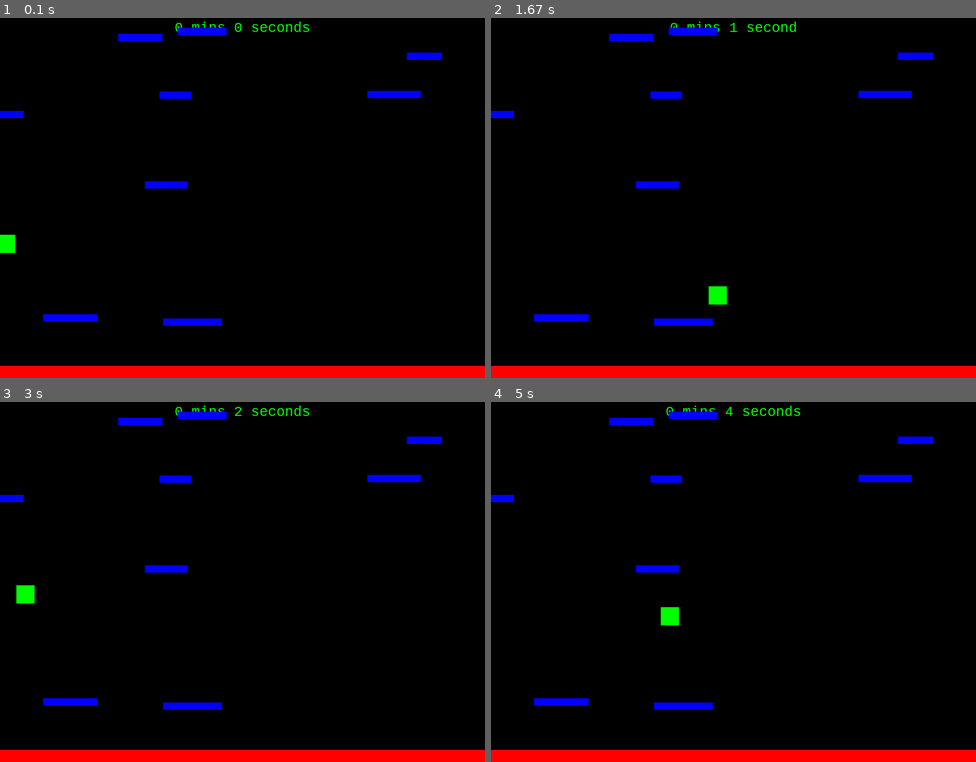
Above: before the commit, frames 1-4 (two rows, left to right).
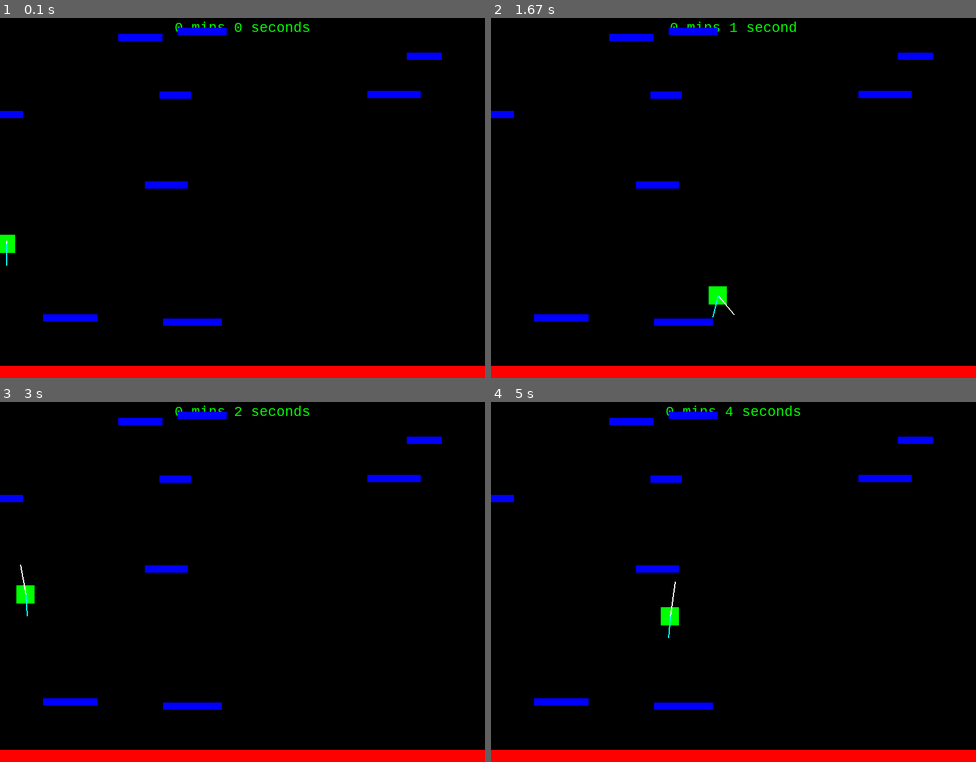
Above: after the commit, the same moments.

Repository: kgndnc/plat-jump-pygame
Game: pygame game, started from main.py
Same seed, same stepped clock (60 frames per second), same inputs: the game is played once before the commit and once after it.
Inputs:
- Up to frame 1 (0.1 s): no input
- Up to frame 2 (1.67 s): hold Right 0.33-0.8 s; hold Up 0.83-1.13 s; hold Right 1.17-1.63 s
- Up to frame 3 (3 s): hold Left 1.67-2.2 s; hold Left 2.23-2.63 s; hold Up from 2.67 s (still down)
- Up to frame 4 (5 s): release Up at 3.03 s; hold Right 3.07-3.7 s; hold Left 3.73-4.2 s; hold Right 4.23-4.7 s; hold Up from 4.73 s (still down)

The runs differ from the first frame. In frame 1, less than 0.1% of the frame differs, in the area x 1-2%, y 61-69%; in frame 2, less than 0.1%; in frame 3, less than 0.1%; in frame 4, less than 0.1%, in the area x 36-39%, y 49-66%.

Commit message:
Add cool vector lines

Diff:
--- a/Player.py
+++ b/Player.py
@@ -1,4 +1,6 @@
 import pygame
+
+pygame.font.init()
 
 WIDTH, HEIGHT = 800, 600
 
@@ -6,6 +8,8 @@
 FRIC = -0.06
 GRAVITY = 0.5
 vec = pygame.math.Vector2
+
+info_font = pygame.font.SysFont("Consolas", 18)
 
 
 class Player(pygame.sprite.Sprite):
@@ -20,6 +24,14 @@
         self.vel = vec(0, 0)
         self.acc = vec(0, 0)
         self.jumping = False
+
+        # info rect
+        text = f"Pos:{int(self.pos.x),int(self.pos.x)} Acc:{(self.acc.x).__format__('.2f'),(self.acc.y).__format__('.2f')} Vel:{(self.vel.x).__format__('.2f'),(self.vel.y).__format__('.2f')}"
+
+        self.info_surf = info_font.render(text, True, "white", "red")
+        self.info_rect = self.info_surf.get_rect()
+        self.info_rect.center = self.rect.centerx, self.rect.centery - 30
+        # pygame.Rect(self.pos.x, self.pos.y, 40, 20)
 
     def move(self, group):
         # constant effect of gravity
@@ -85,3 +97,8 @@
                     self.vel.y = 0
                     self.pos.y = hits[0].rect.top + 1
                     self.jumping = False
+
+        self.info_rect.center = (self.rect.centerx, self.rect.centery - 30)
+        text = f"Pos:{int(self.pos.x),int(self.pos.x)} Acc:{(self.acc.x).__format__('.2f'),(self.acc.y).__format__('.2f')} Vel:{(self.vel.x).__format__('.2f'),(self.vel.y).__format__('.2f')}"
+
+        # self.info_surf = info_font.render(text, True, "white", "red")
--- a/main.py
+++ b/main.py
@@ -37,6 +37,7 @@
 pygame.display.set_caption("Game")
 
 time_font = pygame.font.SysFont("Consolas", 26)
+info_font = pygame.font.SysFont("Consolas", 20)
 
 
 def show_time():
@@ -131,8 +132,39 @@
     display_surface.fill("black")
     display_surface.blit(*show_time())
 
+    # P1.move(platforms)
+    # P1.update(platforms)
+
     for entity in all_sprites:
-        display_surface.blit(entity.surf, entity.rect)
+        if isinstance(entity, Player):
+            display_surface.blit(entity.surf, entity.rect)
+            # display_surface.blit(entity.info_surf, entity.info_rect)
+
+            # velocity vector
+            pygame.draw.line(
+                display_surface,
+                "white",
+                entity.rect.center,
+                (
+                    entity.rect.centerx + (entity.vel.x * 4 if entity.vel.x != 0 else entity.vel.x),
+                    entity.rect.top + (entity.vel.y * 4 if entity.vel.y != 0 else entity.vel.y),
+                ),
+                2,
+            )
+
+            # acc vector
+            pygame.draw.line(
+                display_surface,
+                "cyan",
+                entity.rect.center,
+                (
+                    (entity.rect.centerx + (entity.acc.x * 20 if abs(entity.acc.x) >= 0.1 else entity.acc.x)),
+                    (entity.rect.top + entity.acc.y + 50),
+                ),
+                2,
+            )
+        else:
+            display_surface.blit(entity.surf, entity.rect)
 
     P1.move(platforms)
     P1.update(platforms)
